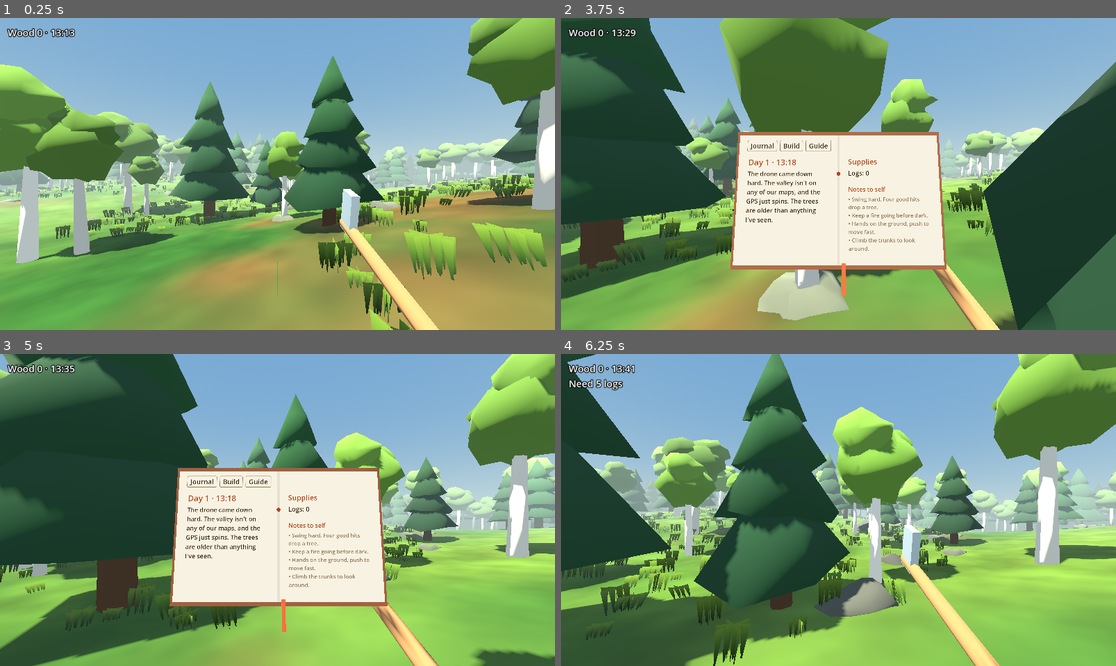
Above: before the commit, frames 1-4 (two rows, left to right).
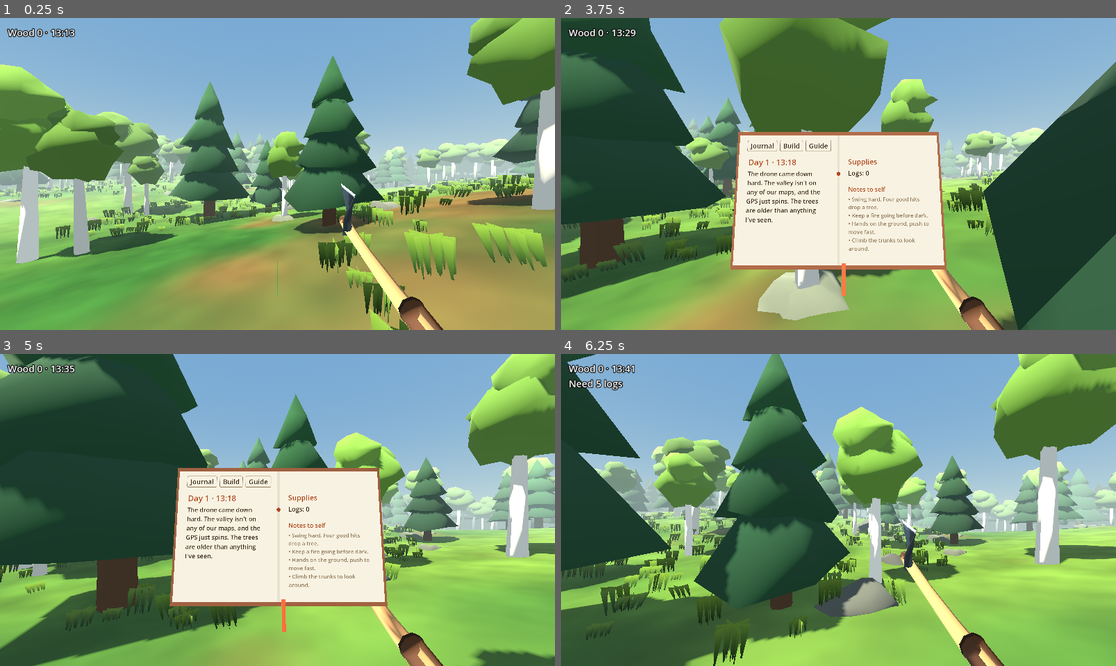
Above: after the commit, the same moments.

Repository: isaaccrispyballz-dev/primeval-forest
Game: Godot game, scene res://main.tscn
Same seed, same stepped clock (60 frames per second), same inputs: the game is played once before the commit and once after it.
Inputs (mouse positions are in pixels of both pictures, inside the frame that each line leads up to):
- Up to frame 1 (0.25 s): no input
- Up to frame 2 (3.75 s): tap Enter at 0.5 s; move the mouse to (866, 174) at 0.52 s; hold W from 0.53 s (still down); tap F at 0.6 s; click (866, 174) at 0.67 s; move the mouse to (810, 174) at 1.27 s; tap J at 1.35 s; move the mouse to (849, 167) at 2.02 s; tap X at 2.1 s; move the mouse to (832, 180) at 2.77 s; tap Shift at 2.85 s; click (832, 180) at 2.92 s; move the mouse to (877, 177) at 3.52 s; hold Q from 3.53 s (still down)
- Up to frame 3 (5 s): keep holding W; move the mouse to (233, 506) at 4.27 s; release Q at 4.28 s; tap E at 4.35 s
- Up to frame 4 (6.25 s): move the mouse to (844, 510) at 5.02 s; tap F at 5.1 s; click (844, 510) at 5.17 s; move the mouse to (816, 503) at 5.77 s; release W at 5.78 s; hold D from 5.78 s (still down); tap J at 5.85 s

The runs differ from the first frame. In frame 1, 1.5% of the frame differs, in the area x 61-80%, y 53-100%; in frame 2, 0.9%; in frame 3, 0.8%; in frame 4, 1.4%.

Commit message:
New axe model and a controller diagram in the journal Guide
- Axe: curved oval haft with a flared butt, leather grip wrap, wedge, and a
  bearded forged head that tapers to a polished edge
- Guide page draws both Quest controllers with every button labelled

Co-Authored-By: Claude Opus 5.5 <noreply@anthropic.com>
Claude-Session: https://claude.ai/code/session_01Kp2HSHo5yFYVRSfrTHfvcW

Diff:
--- /dev/null
+++ b/axe.gd
@@ -0,0 +1,152 @@
+class_name Axe
+## A hand-built felling axe: a slightly curved hickory haft with a flared butt,
+## a leather grip wrap, and a bearded forged head with a polished edge.
+## Built in the controller's grip space: the haft runs along -Z out of the fist,
+## the blade's edge faces +Y.
+
+const HEAD_Z := -0.5          # where the head sits along the haft
+const TIP := Vector3(0, 0.145, HEAD_Z)
+
+
+static func build() -> Node3D:
+	var axe := Node3D.new()
+	axe.add_child(_mesh(_haft(), Scenery.mat("9a7048")))
+	var wrap := Scenery.mat("4a2e1c")
+	wrap.roughness = 0.9
+	axe.add_child(_mesh(_tube(0.085, -0.075, 0.0215, 0.0235, 8), wrap))
+	for z in [0.085, -0.075]:
+		axe.add_child(_mesh(_tube(z + 0.006, z - 0.006, 0.025, 0.025, 8), Scenery.mat("2e1d12")))
+	var head_mat := StandardMaterial3D.new()
+	head_mat.vertex_color_use_as_albedo = true
+	head_mat.metallic = 0.7
+	head_mat.roughness = 0.45
+	axe.add_child(_mesh(_head(), head_mat))
+	# a wedge driven into the top of the haft, like a real hung axe
+	var wedge := MeshInstance3D.new()
+	var wm := BoxMesh.new()
+	wm.size = Vector3(0.006, 0.03, 0.01)
+	wm.material = Scenery.mat("5c4026")
+	wedge.mesh = wm
+	wedge.position = Vector3(0, 0, HEAD_Z - 0.033)
+	axe.add_child(wedge)
+	var tip := Node3D.new()
+	tip.name = "Tip"
+	tip.position = TIP
+	axe.add_child(tip)
+	return axe
+
+
+static func _mesh(m: Mesh, material: Material) -> MeshInstance3D:
+	var mi := MeshInstance3D.new()
+	mi.mesh = m
+	mi.material_override = material
+	return mi
+
+
+## Haft: oval cross-section, swells at the butt (knob), thins in the middle,
+## thickens again under the head, with a gentle curve.
+static func _haft() -> ArrayMesh:
+	var rings := []
+	var stations := [
+		[0.13, 0.016], [0.125, 0.027], [0.11, 0.025], [0.08, 0.021], [0.0, 0.02],
+		[-0.15, 0.017], [-0.3, 0.016], [-0.42, 0.018], [-0.48, 0.019], [-0.53, 0.017],
+	]
+	for s in stations:
+		var z: float = s[0]
+		var r: float = s[1]
+		var bend := sin(clampf((0.13 - z) / 0.66, 0.0, 1.0) * PI) * 0.012
+		rings.append({"z": z, "r": r, "y": -bend})
+	return _loft(rings, 8, 1.25)
+
+
+static func _tube(z0: float, z1: float, r0: float, r1: float, sides: int) -> ArrayMesh:
+	return _loft([{"z": z0, "r": r0, "y": 0.0}, {"z": z1, "r": r1, "y": 0.0}], sides, 1.2)
+
+
+## Lofts oval rings along Z into a closed tube.
+static func _loft(rings: Array, sides: int, oval: float) -> ArrayMesh:
+	var st := SurfaceTool.new()
+	st.begin(Mesh.PRIMITIVE_TRIANGLES)
+	var pts := []
+	for ring in rings:
+		var row := []
+		for k in sides:
+			var a := TAU * k / sides
+			row.append(Vector3(cos(a) * ring.r, ring.y + sin(a) * ring.r * oval, ring.z))
+		pts.append(row)
+	for i in rings.size() - 1:
+		for k in sides:
+			var k2 := (k + 1) % sides
+			var a: Vector3 = pts[i][k]
+			var b: Vector3 = pts[i][k2]
+			var c: Vector3 = pts[i + 1][k2]
+			var d: Vector3 = pts[i + 1][k]
+			for v in [a, d, c, a, c, b]:
+				st.add_vertex(v)
+	for end in [0, rings.size() - 1]:
+		var center := Vector3(0, rings[end].y, rings[end].z)
+		for k in sides:
+			var a: Vector3 = pts[end][k]
+			var b: Vector3 = pts[end][(k + 1) % sides]
+			if end == 0:
+				for v in [center, a, b]:
+					st.add_vertex(v)
+			else:
+				for v in [center, b, a]:
+					st.add_vertex(v)
+	st.generate_normals()
+	return st.commit()
+
+
+## Head: a profile in the Y/Z plane (poll at -Y, bearded blade at +Y) extruded
+## in X, thick at the eye and tapering to a thin edge. Vertex colors make the
+## body dark forged steel and the last bevel bright and polished.
+static func _head() -> ArrayMesh:
+	# [y, z_back (toward the hand), z_front, half thickness]
+	var rows := [
+		[-0.045, -0.475, -0.525, 0.017],
+		[-0.02, -0.468, -0.532, 0.019],
+		[0.025, -0.478, -0.522, 0.015],
+		[0.065, -0.462, -0.548, 0.010],
+		[0.105, -0.44, -0.572, 0.005],
+		[0.13, -0.425, -0.585, 0.0025],
+		[0.145, -0.42, -0.585, 0.0008],
+	]
+	var dark := Color("3c4044")
+	var bright := Color("c9ced2")
+	var st := SurfaceTool.new()
+	st.begin(Mesh.PRIMITIVE_TRIANGLES)
+	var quad := func(a: Vector3, b: Vector3, c: Vector3, d: Vector3, col: Color):
+		st.set_color(col)
+		for v in [a, b, c, a, c, d]:
+			st.add_vertex(v)
+	for i in rows.size() - 1:
+		var r0: Array = rows[i]
+		var r1: Array = rows[i + 1]
+		var col := bright if i >= rows.size() - 2 else dark.lerp(Color("5a5f63"), float(i) / rows.size())
+		for side in [1.0, -1.0]:
+			var a := Vector3(r0[3] * side, r0[0], r0[1])
+			var b := Vector3(r0[3] * side, r0[0], r0[2])
+			var c := Vector3(r1[3] * side, r1[0], r1[2])
+			var d := Vector3(r1[3] * side, r1[0], r1[1])
+			if side > 0:
+				quad.call(a, b, c, d, col)
+			else:
+				quad.call(a, d, c, b, col)
+		# the two narrow sides (toward the hand / away)
+		for zi in [1, 2]:
+			var a := Vector3(r0[3], r0[0], r0[zi])
+			var b := Vector3(-r0[3], r0[0], r0[zi])
+			var c := Vector3(-r1[3], r1[0], r1[zi])
+			var d := Vector3(r1[3], r1[0], r1[zi])
+			if zi == 1:
+				quad.call(a, b, c, d, col)
+			else:
+				quad.call(a, d, c, b, col)
+	# caps: flat poll at the bottom, the cutting edge at the top
+	var f: Array = rows[0]
+	quad.call(Vector3(f[3], f[0], f[1]), Vector3(f[3], f[0], f[2]), Vector3(-f[3], f[0], f[2]), Vector3(-f[3], f[0], f[1]), dark)
+	var l: Array = rows[rows.size() - 1]
+	quad.call(Vector3(l[3], l[0], l[1]), Vector3(-l[3], l[0], l[1]), Vector3(-l[3], l[0], l[2]), Vector3(l[3], l[0], l[2]), bright)
+	st.generate_normals()
+	return st.commit()
--- a/journal.gd
+++ b/journal.gd
@@ -292,11 +292,91 @@
 
 
 func _page_guide() -> void:
-	_left_box.add_child(_label("Moving", 34, ACCENT))
-	_left_box.add_child(_label("Press your hands into the ground or a trunk and push. Let go mid-push to leap.\nLeft stick walks. Right stick turns.", 26))
-	_left_box.add_child(_label("Chopping", 34, ACCENT))
-	_left_box.add_child(_label("Swing the axe into a trunk. Walk to fallen logs to pick them up.", 26))
-	_right_box.add_child(_label("Journal", 34, ACCENT))
-	_right_box.add_child(_label("Y opens and closes this book. Point with your right hand and pull the trigger to tap.", 26))
-	_right_box.add_child(_label("Building", 34, ACCENT))
-	_right_box.add_child(_label("Choose a blueprint, set it down, then stand next to it. Your logs go in one at a time.", 26))
+	_left_box.add_child(ControllerDiagram.new(true))
+	_left_box.add_child(_label("Moving: press your hands into the ground or a trunk and push. Let go mid-push to leap.", 20, FADED))
+	_right_box.add_child(ControllerDiagram.new(false))
+	_right_box.add_child(_label("Chopping: swing the axe into a trunk. Walk over fallen logs to pick them up.", 20, FADED))
+
+
+## A drawn Quest controller seen from above, with labelled buttons.
+class ControllerDiagram extends Control:
+	var left_side := true
+
+	func _init(is_left: bool) -> void:
+		left_side = is_left
+		custom_minimum_size = Vector2(400, 400)
+
+	func _draw() -> void:
+		var font := get_theme_default_font()
+		var ink := Color("2b2118")
+		var faded := Color("6e5b45")
+		var accent := Color("8c3b1f")
+		var body := Color("d9cdb0")
+		var w := size.x
+		var cx := w * (0.62 if left_side else 0.38)   # leave room for labels on the outer side
+		var cy := 150.0
+		var mirror := -1.0 if left_side else 1.0
+
+		draw_string(font, Vector2(0, 30), "LEFT HAND" if left_side else "RIGHT HAND", HORIZONTAL_ALIGNMENT_CENTER, w, 26, accent)
+
+		# handle (drawn first so the face sits on top)
+		var handle := PackedVector2Array([
+			Vector2(cx - 34, cy + 40), Vector2(cx + 34, cy + 40),
+			Vector2(cx + 26 + 10 * mirror, cy + 230), Vector2(cx - 26 + 10 * mirror, cy + 236)])
+		draw_colored_polygon(handle, body)
+		draw_polyline(handle + PackedVector2Array([handle[0]]), ink, 3.0, true)
+		# face
+		draw_circle(Vector2(cx, cy), 82, body)
+		draw_arc(Vector2(cx, cy), 82, 0, TAU, 48, ink, 3.0, true)
+
+		var stick := Vector2(cx + 30 * mirror, cy - 18)
+		var top_btn := Vector2(cx - 26 * mirror, cy - 34)
+		var low_btn := Vector2(cx - 34 * mirror, cy + 12)
+		var sys_btn := Vector2(cx - 4 * mirror, cy + 44)
+		draw_circle(stick, 27, Color("6e5b45"))
+		draw_circle(stick, 19, Color("8a7357"))
+		draw_circle(top_btn, 17, Color("efe4c8"))
+		draw_arc(top_btn, 17, 0, TAU, 24, ink, 2.0, true)
+		draw_circle(low_btn, 17, Color("efe4c8"))
+		draw_arc(low_btn, 17, 0, TAU, 24, ink, 2.0, true)
+		draw_circle(sys_btn, 8, faded)
+		draw_string(font, top_btn + Vector2(-17, 8), "Y" if left_side else "B", HORIZONTAL_ALIGNMENT_CENTER, 34, 22, ink)
+		draw_string(font, low_btn + Vector2(-17, 8), "X" if left_side else "A", HORIZONTAL_ALIGNMENT_CENTER, 34, 22, ink)
+		# trigger (front, under the index finger) and grip (side of the handle)
+		var trig := Vector2(cx + 20 * mirror, cy - 92)
+		draw_rect(Rect2(trig - Vector2(22, 9), Vector2(44, 18)), Color("8a7357"))
+		var grip := Vector2(cx - 34 * mirror, cy + 130)
+		draw_rect(Rect2(grip - Vector2(9, 32), Vector2(18, 64)), Color("8a7357"))
+
+		var labels := []
+		if left_side:
+			labels = [
+				[trig, "Trigger  Index finger"],
+				[stick, "Stick  Walk"],
+				[top_btn, "Y  Field journal"],
+				[low_btn, "X  (not used yet)"],
+				[grip, "Grip  Close hand"],
+			]
+		else:
+			labels = [
+				[trig, "Trigger  Tap / place"],
+				[stick, "Stick  Turn / rotate"],
+				[top_btn, "B  Cancel blueprint"],
+				[low_btn, "A  Quick campfire"],
+				[grip, "Grip  (holds the axe)"],
+			]
+		var label_x := 4.0 if left_side else w - 4.0
+		var y := 70.0
+		for item in labels:
+			var target: Vector2 = item[0]
+			var text: String = item[1]
+			var anchor := Vector2(label_x + (150 if left_side else -150), y)
+			draw_line(anchor + Vector2(6 * -mirror, -7), target, faded, 1.5, true)
+			draw_circle(target, 3.5, accent)
+			var align := HORIZONTAL_ALIGNMENT_LEFT if left_side else HORIZONTAL_ALIGNMENT_RIGHT
+			var x := label_x if left_side else label_x - 150
+			var parts := text.split("  ")
+			draw_string(font, Vector2(x, y - 4), parts[0], align, 150, 19, accent)
+			if parts.size() > 1:
+				draw_string(font, Vector2(x, y + 18), parts[1], align, 150, 17, ink)
+			y += 72.0
--- a/main.gd
+++ b/main.gd
@@ -261,33 +261,7 @@
 
 
 func _make_axe() -> Node3D:
-	var axe := Node3D.new()
-	var handle := MeshInstance3D.new()
-	var hm := CylinderMesh.new()
-	hm.top_radius = 0.018
-	hm.bottom_radius = 0.022
-	hm.height = 0.62
-	hm.radial_segments = 6
-	hm.material = Scenery.mat("8a6440")
-	handle.mesh = hm
-	handle.rotation.x = PI / 2
-	handle.position.z = -0.2
-	axe.add_child(handle)
-	var head := MeshInstance3D.new()
-	var bm := BoxMesh.new()
-	bm.size = Vector3(0.03, 0.16, 0.1)
-	var steel := Scenery.mat("9aa3a8")
-	steel.metallic = 0.6
-	steel.roughness = 0.4
-	bm.material = steel
-	head.mesh = bm
-	head.position = Vector3(0, 0.06, -0.46)
-	axe.add_child(head)
-	var tip := Node3D.new()
-	tip.name = "Tip"
-	tip.position = Vector3(0, 0.1, -0.46)
-	axe.add_child(tip)
-	return axe
+	return Axe.build()
 
 
 func _multimesh(mesh: Mesh, count: int, colors := false, shadows := true) -> MultiMesh:
